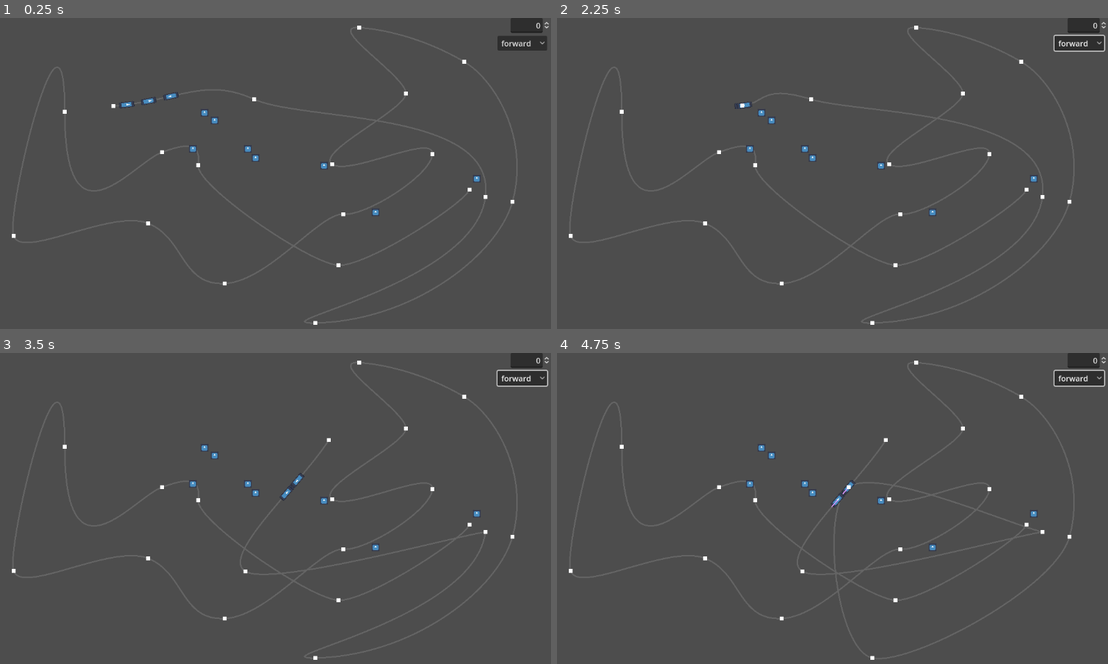
Above: before the commit, frames 1-4 (two rows, left to right).
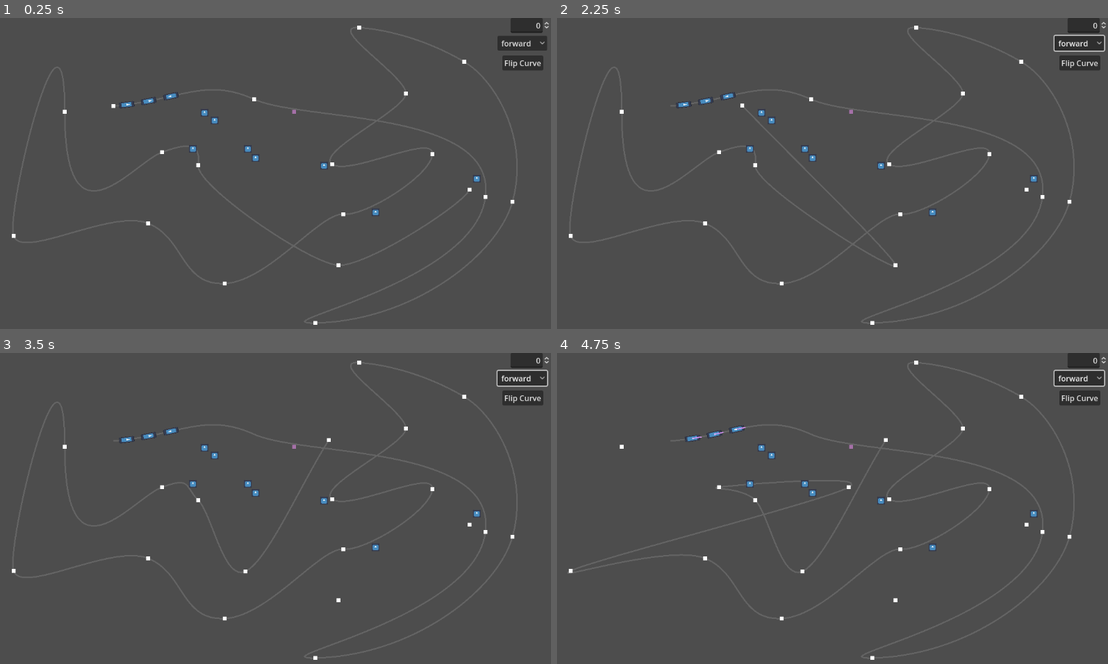
Above: after the commit, the same moments.

Repository: DeniZka/railway-path
Game: Godot game, scene res://main.tscn
Same seed, same stepped clock (60 frames per second), same inputs: the game is played once before the commit and once after it. The engine's default icon, where the game draws it, is replaced by a stand-in: a white triangle on a blue panel in a dark square.
Inputs (mouse positions are in pixels of both pictures, inside the frame that each line leads up to):
- Up to frame 1 (0.25 s): no input
- Up to frame 2 (2.25 s): click (1080, 61) at 0.5 s, where only the run after the commit has a clickable "Flip Curve"; click "forward" at 1.25 s; tap Enter at 2 s; drag from (672, 105) to (887, 105) at 2.02 s
- Up to frame 3 (3.5 s): drag from (253, 433) to (247, 570) at 2.77 s
- Up to frame 4 (4.75 s): tap Space at 3.5 s; move the mouse to (1041, 533) at 3.52 s; hold W 3.53-4.25 s; click (1041, 533) at 3.67 s; drag from (1041, 533) to (849, 486) at 4.27 s

The runs differ from the first frame. In frame 1, 0.3% of the frame differs, in the area x 52-99%, y 12-31%; in frame 2, 0.5%; in frame 3, 0.5%; in frame 4, 0.5%, in the area x 23-99%, y 12-50%.

Commit message:
path workout started

Diff:
--- a/car.gd
+++ b/car.gd
@@ -8,6 +8,8 @@
 signal dist_ready(dist: float)
 signal leader_chaned(obj: RigidBody2D)
 
+@export var width : float = 32.0
+@export var height : float = 12.0
 @export var flip : bool = false #flip rotation 10+pi
 @export var direction : int = -1
 
@@ -115,7 +117,7 @@
 		#TODO: generate self curve!!!
 	#Change follow position after collisions and movements
 	var clothest_offset = path.curve.get_closest_offset(position)
-	if abs(follow.progress - clothest_offset) < 100: #FIX curve cross /near section skip!!!
+	if abs(follow.progress - clothest_offset) < 100000000: #FIX curve cross /near section skip!!!
 		follow.progress = clothest_offset
 		position = follow.position
 
--- a/main.gd
+++ b/main.gd
@@ -107,3 +107,19 @@
 	$Train.set_direction(index -1)
 	#$Train/Loco.direction = index -1
 	pass # Replace with function body.
+
+
+func _on_flip_curve_pressed():
+	var old_curve : Curve2D = $Path2D.curve
+	var new_curve : Curve2D = Curve2D.new()
+	new_curve.bake_interval = old_curve.bake_interval
+	var pos : Vector2
+	var _in : Vector2
+	var out: Vector2
+	for i in range(old_curve.point_count):
+		pos = old_curve.get_point_position(i)
+		_in = old_curve.get_point_in(i)
+		out = old_curve.get_point_out(i)
+		new_curve.add_point(pos, out, _in, 0)
+	$Path2D.curve = new_curve
+	$Train.flip_curve()
--- a/main.tscn
+++ b/main.tscn
@@ -1,9 +1,10 @@
-[gd_scene load_steps=9 format=3 uid="uid://dyl56jenlcs68"]
+[gd_scene load_steps=10 format=3 uid="uid://dyl56jenlcs68"]
 
 [ext_resource type="Script" path="res://main.gd" id="1_uhihj"]
 [ext_resource type="PackedScene" uid="uid://drjpfjr2ige62" path="res://drag_point.tscn" id="3_0k3cr"]
 [ext_resource type="PackedScene" uid="uid://d4em25qe6joub" path="res://car.tscn" id="3_dtup8"]
 [ext_resource type="PackedScene" uid="uid://cmn6ailxye7sm" path="res://box.tscn" id="4_66pgm"]
+[ext_resource type="PackedScene" uid="uid://ci83vcibic810" path="res://tests/segment_picker.tscn" id="6_dqwr5"]
 [ext_resource type="PackedScene" uid="uid://dttyl3mwbdphs" path="res://train.tscn" id="6_q2t3g"]
 
 [sub_resource type="Curve2D" id="Curve2D_mpf2r"]
@@ -31,6 +32,12 @@
 [node name="Train" parent="." instance=ExtResource("6_q2t3g")]
 can_sleep = false
 
+[node name="Car" parent="Train" instance=ExtResource("3_dtup8")]
+position = Vector2(363, 161)
+mass = 9.61
+flip = true
+engine_force = 500.0
+
 [node name="Loco" parent="Train" instance=ExtResource("3_dtup8")]
 position = Vector2(317, 172)
 rotation = -0.190726
@@ -41,12 +48,6 @@
 [node name="Car2" parent="Train" instance=ExtResource("3_dtup8")]
 position = Vector2(271.455, 179.245)
 mass = 0.68
-
-[node name="Car" parent="Train" instance=ExtResource("3_dtup8")]
-position = Vector2(363, 161)
-mass = 9.61
-flip = true
-engine_force = 500.0
 
 [node name="Boxes" type="Node2D" parent="."]
 
@@ -94,7 +95,6 @@
 [node name="CollisionShape2D2" type="CollisionShape2D" parent="StaticBody2D2"]
 position = Vector2(-738, -181)
 rotation = 0.677188
-scale = Vector2(1, 1)
 shape = SubResource("RectangleShape2D_h5yi5")
 
 [node name="OptionButton" type="OptionButton" parent="."]
@@ -120,5 +120,20 @@
 step = 0.05
 alignment = 2
 
+[node name="FlipCurve" type="Button" parent="."]
+offset_left = 1051.0
+offset_top = 78.0
+offset_right = 1136.0
+offset_bottom = 109.0
+text = "Flip Curve"
+
+[node name="Segment_picker" parent="." instance=ExtResource("6_dqwr5")]
+anchors_preset = 0
+offset_left = 615.0
+offset_top = 191.0
+offset_right = 623.0
+offset_bottom = 199.0
+
 [connection signal="item_selected" from="OptionButton" to="." method="_on_option_button_item_selected"]
 [connection signal="value_changed" from="SpinBox" to="." method="_on_spin_box_value_changed"]
+[connection signal="pressed" from="FlipCurve" to="." method="_on_flip_curve_pressed"]
--- /dev/null
+++ b/tests/segment_picker.gd
@@ -0,0 +1,33 @@
+class_name SegmentPicker
+extends Control
+
+
+enum{MODE_IDLE, MODE_DRAG}
+var mode = MODE_IDLE
+var index = 0
+
+signal point_moved(idx: int, pos: Vector2)
+func set_index(idx: int):
+	index = idx
+
+func _ready():
+	pass
+
+func get_nearest_segment():
+	pass
+
+func _on_gui_input(event):
+	if event is InputEventMouseButton:
+		if event.button_index == MOUSE_BUTTON_LEFT and event.pressed:
+			mode = MODE_DRAG
+		if event.button_index == MOUSE_BUTTON_LEFT and (not event.pressed):
+			mode = MODE_IDLE
+
+
+func _input(event):
+	if event is InputEventMouseMotion and mode == MODE_DRAG:
+		my_set_position(get_global_mouse_position())
+
+func my_set_position(new_position: Vector2):
+	position = new_position - Vector2(4, 4)
+	point_moved.emit(index, new_position)
--- /dev/null
+++ b/tests/segment_picker.tscn
@@ -0,0 +1,24 @@
+[gd_scene load_steps=3 format=3 uid="uid://ci83vcibic810"]
+
+[ext_resource type="Script" path="res://tests/segment_picker.gd" id="1_qf8oo"]
+
+[sub_resource type="Curve2D" id="Curve2D_v1020"]
+
+[node name="Segment_picker" type="Control"]
+layout_mode = 3
+offset_right = 8.0
+offset_bottom = 7.99999
+pivot_offset = Vector2(4, 4)
+script = ExtResource("1_qf8oo")
+
+[node name="Polygon2D" type="Polygon2D" parent="."]
+color = Color(0.65098, 0.443137, 0.662745, 1)
+polygon = PackedVector2Array(0, 0, 8, 0, 8, 8, 0, 8)
+
+[node name="Path2D" type="Path2D" parent="."]
+curve = SubResource("Curve2D_v1020")
+
+[node name="Line2D" type="Line2D" parent="."]
+default_color = Color(0.603922, 0.352941, 1, 0.494118)
+
+[connection signal="gui_input" from="." to="." method="_on_gui_input"]
--- a/train.gd
+++ b/train.gd
@@ -139,3 +139,21 @@
 				child_follow.reparent(path)
 			#move follow
 			child_follow.progress = path.curve.get_closest_offset(child.position)
+
+func flip_curve():
+	var old_curve : Curve2D = $Path.curve
+	var new_curve : Curve2D = Curve2D.new()
+	new_curve.bake_interval = old_curve.bake_interval
+	var pos : Vector2
+	var _in : Vector2
+	var out: Vector2
+	for i in range(old_curve.point_count):
+		pos = old_curve.get_point_position(i)
+		_in = old_curve.get_point_in(i)
+		out = old_curve.get_point_out(i)
+		new_curve.add_point(pos, out, _in, 0)
+	$Path.curve = new_curve
+
+	for child in get_children():
+		if child is Car:
+			child.flip = not child.flip
